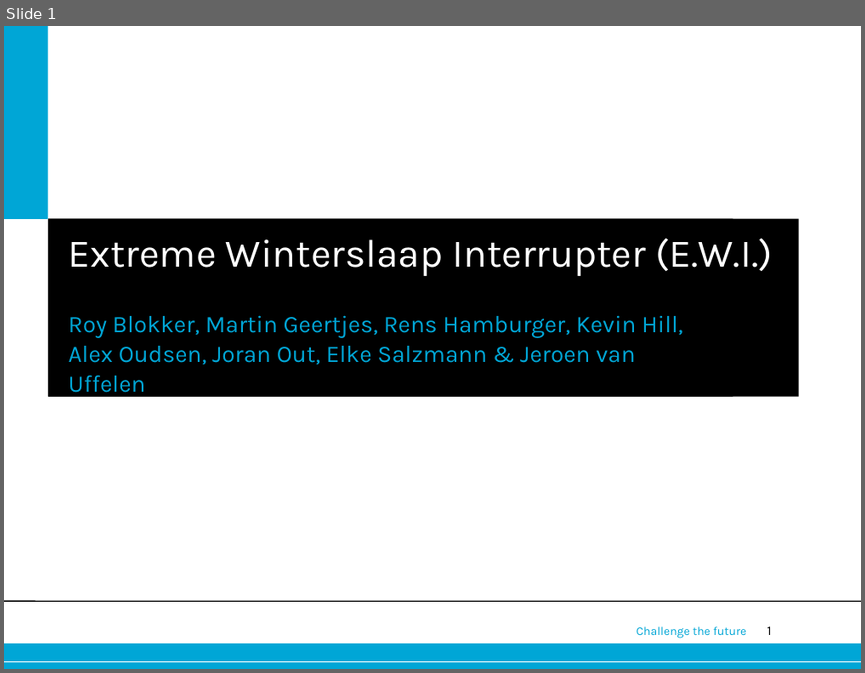
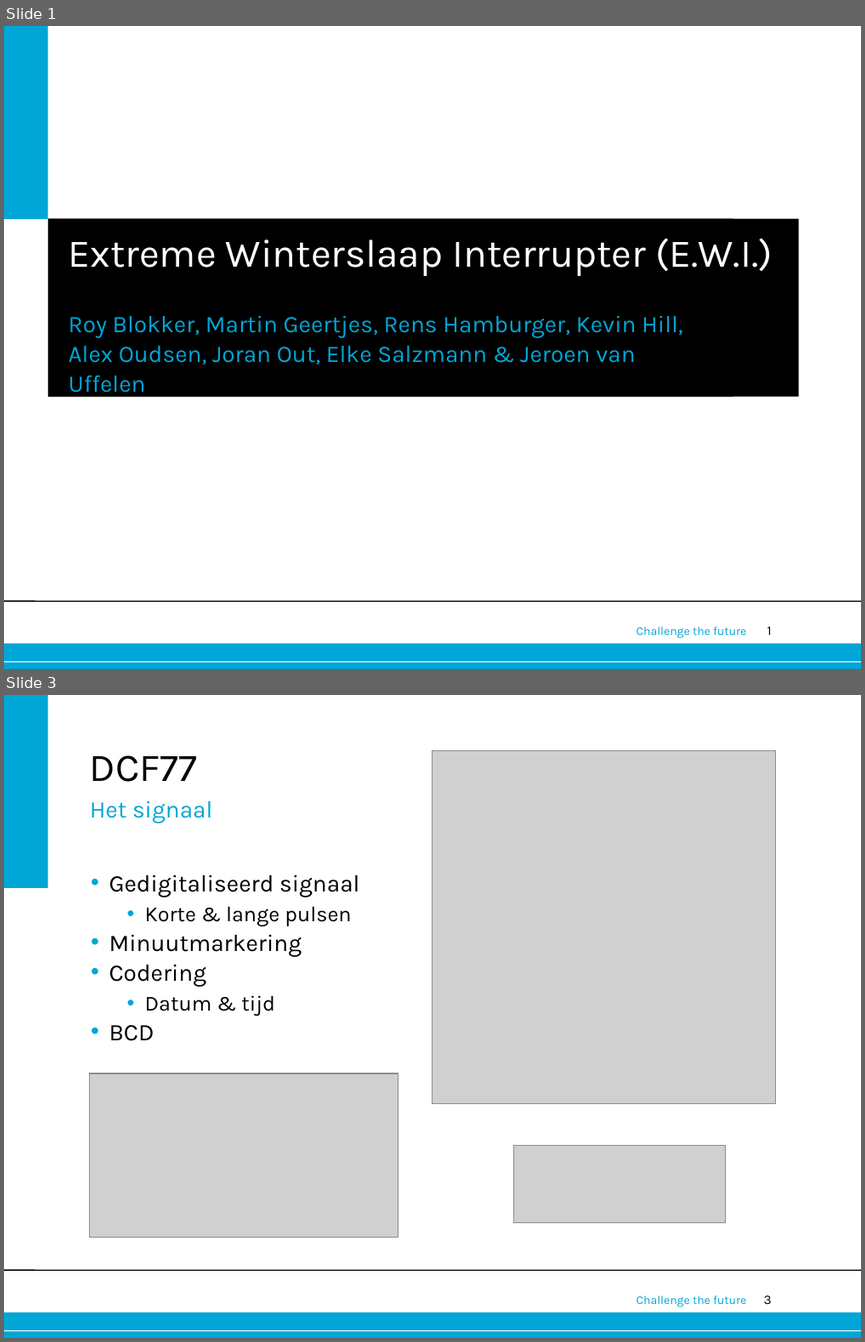
Before and after one commit to Alex-Oudsen/EPO-3, a slide deck: Presentatie/Presentatie groep A1.pptx. Shown one above the other, each under a label of ours: slide 1 before the commit, slides 1 and 3 after it; the slides between them are not shown. The pictures are 865x673 and 865x1342 pixels, drawn with LibreOffice and Linux fonts; fonts in the diff are those of the drawing; grey boxes stand for pictures; background and template pictures are left out. Boxes give left, top, right and bottom in pixels: in the first picture for what was removed or moved away, otherwise in the second. Text is boxed around its words. In the diff, an @@ line names an element or a change of style, - is before the commit and + after.

```diff
--- a/Presentatie/Presentatie groep A1.pptx
+++ b/Presentatie/Presentatie groep A1.pptx
@@ slide 3 added at (4, 695, 861, 1338), background #FFFFFF; not listed: 5 template elements that a slide beside it also shows @@
@@ rectangle added at (4, 695, 47, 888), fill #00A6D6 @@
@@ title added at (90, 755, 197, 782), 33 pt, text #000000 @@
+DCF77
@@ picture added at (432, 751, 776, 1103) @@
@@ text added at (90, 800, 212, 823), 20 pt, text #00A6D6 @@
+Het signaal
@@ text added at (109, 874, 359, 1041), 20 pt, text #000000 @@
+• Gedigitaliseerd signaal
+  • Korte & lange pulsen
+• Minuutmarkering
+• Codering
+  • Datum & tijd
+• BCD
@@ picture added at (90, 1074, 398, 1237) @@
@@ picture added at (514, 1145, 725, 1223) @@
```
Also in this commit, not shown: 8 other slides added, 2 other files.
